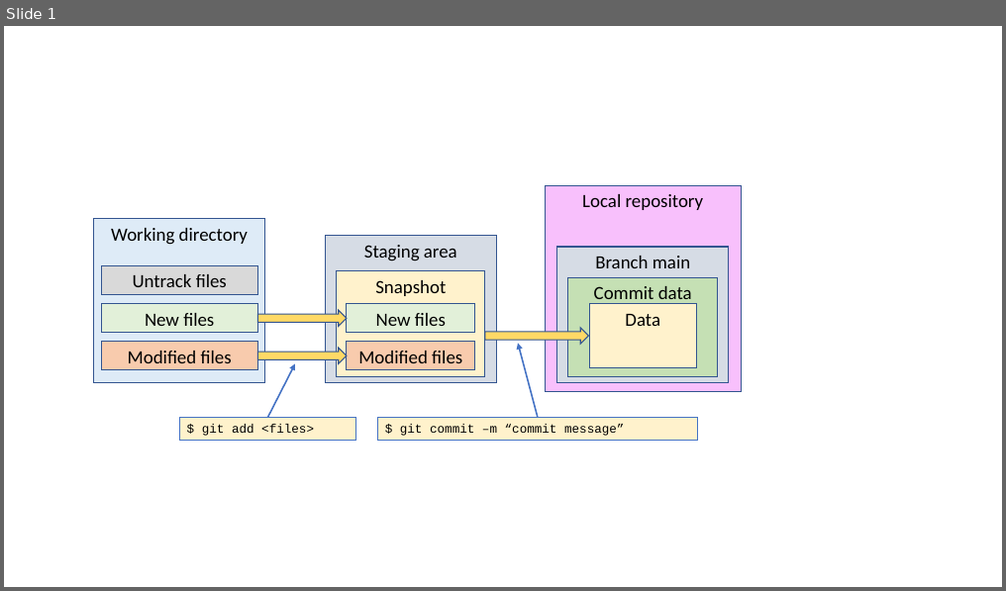
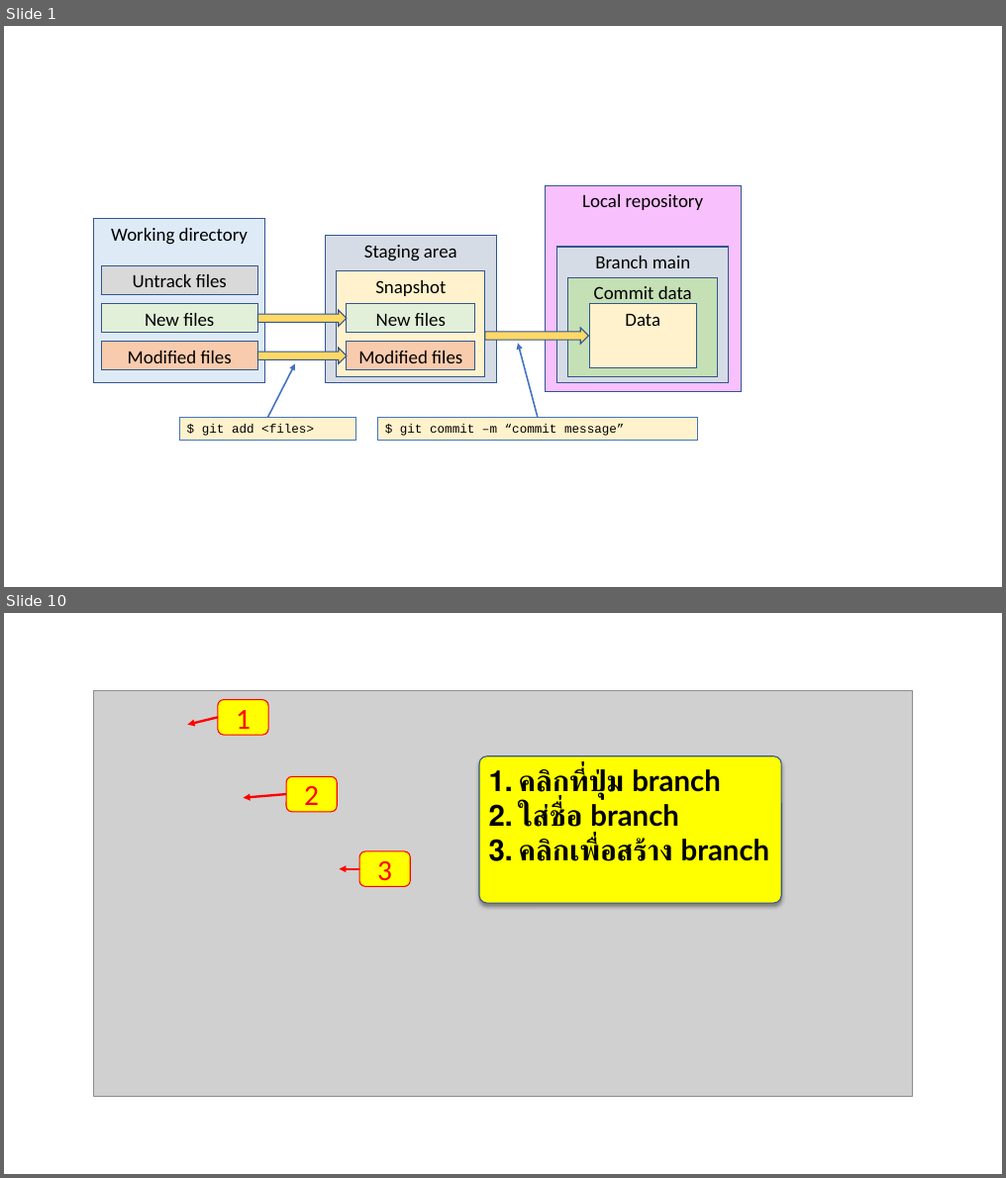
Before and after one commit to COM-LAB-I-2565/COM-LAB-I-LabSheet-2, a slide deck: Documents/Image & capture.pptx. Shown one above the other, each under a label of ours: slide 1 before the commit, slides 1 and 10 after it; the slides between them are not shown. The pictures are 1006x591 and 1006x1178 pixels, drawn with LibreOffice and Linux fonts; fonts in the diff are those of the drawing; grey boxes stand for pictures. Boxes give left, top, right and bottom in pixels: in the first picture for what was removed or moved away, otherwise in the second. Text is boxed around its words. In the diff, an @@ line names an element or a change of style, - is before the commit and + after.

```diff
--- a/Documents/Image & capture.pptx
+++ b/Documents/Image & capture.pptx
@@ slide 10 added at [4, 613, 1002, 1174], background #FFFFFF @@
@@ picture added at [93, 691, 913, 1096] @@
@@ rounded rectangle added at [218, 700, 269, 735], fill #FFFF00, outline #FF0000 1 pt, 28 pt, text #FF0000 @@
+1
@@ arrow added from (218, 717) to (187, 725), #FF0000 2.25 pt @@
@@ rounded rectangle added at [479, 757, 782, 903], fill #FFFF00, outline #325491 1 pt, 28 pt, text #000000, bold @@
+1. คลิกที่ปุ่ม branch
+2. ใส่ชื่อ branch
+3. คลิกเพื่อสร้าง branch
@@ rounded rectangle added at [286, 777, 338, 812], fill #FFFF00, outline #FF0000 1 pt, 28 pt, text #FF0000 @@
+2
@@ arrow added from (286, 794) to (243, 798), #FF0000 2.25 pt @@
@@ arrow added from (359, 869) to (340, 869), #FF0000 2.25 pt @@
@@ rounded rectangle added at [359, 852, 411, 887], fill #FFFF00, outline #FF0000 1 pt, 28 pt, text #FF0000 @@
+3
```
Also in this commit, not shown: 24 other slides added.
